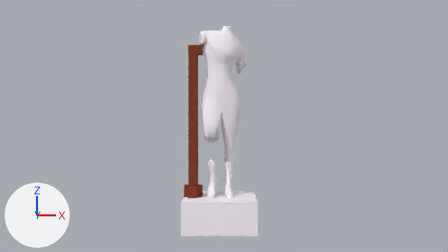
Renders of the Blender file PlaceHolder/Assets/Models/statueBroken.blend from each side of a commit.
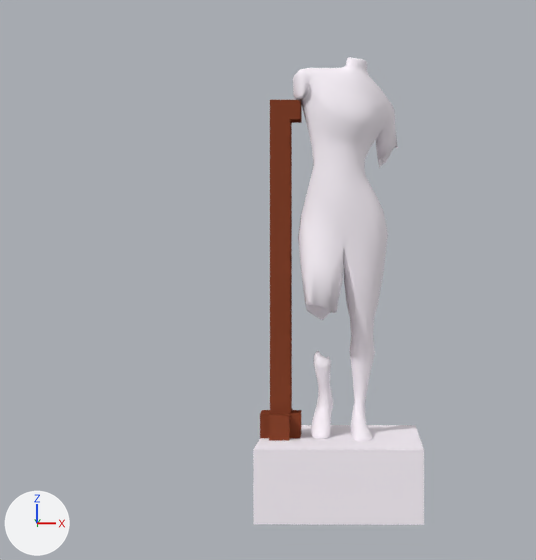
Each version is shown from the file's camera 'Camera', then close up on the part from 15% to 69% of the width and 0% to 100% of the height. Arrows for +X, +Y and +Z are at lower left; the lights stay in place.

The scene before the commit, as lines of its bpy script (objects in view):
```python
me_cube_001 = bpy.data.meshes.new('Cube.001')
me_cube_001.from_pydata(...)  # 957 vertices, 967 faces; spans x -0.41..0.41, y -0.41..0.41, z -0.18..2.14
# faces by material slot: [938, 29]
me_cube_001.materials.append(mat_marble)  # white #fff7ff
me_cube_001.materials.append(mat_wood)  # brown #86442d
# before: 922 (-0.26, -0.14, 0.31) at pixel (289, 415), 925 (-0.36, -0.14, 0.31) at pixel (268, 415), 928 (-0.26, 0.14, 0.18), 929 (-0.26, -0.14, 0.18) at pixel (289, 440), 932 (-0.36, 0.14, 0.18)
# before: 933 (-0.36, -0.14, 0.18) at pixel (268, 440), 934 (-0.26, 0.14, 0.31) at pixel (292, 408), 935 (-0.36, 0.14, 0.31)
ob_cube_001 = bpy.data.objects.new('Cube.001', me_cube_001)
ob_cube_001.location = (0.0, 0.0, 0.094)
```
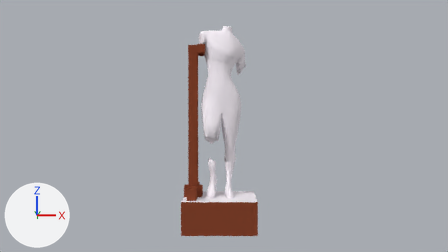
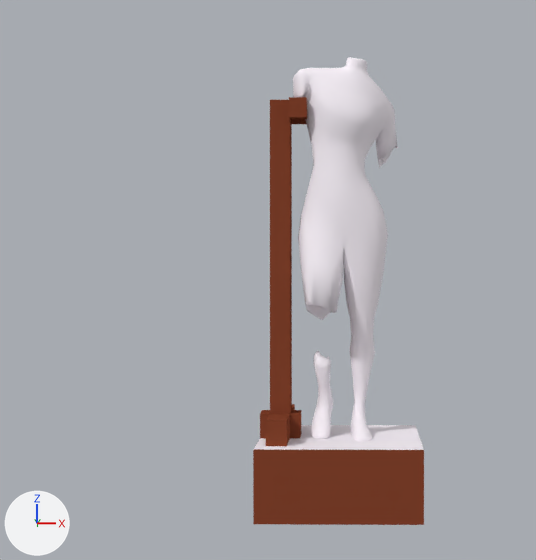
The newer file is also rescaled (x1.25), turned or shifted as a whole; pictures and numbers use the older file's frame.

What differs and where, as boxes [x1, y1, x2, y2] in the close-ups (536 x 560 px; the box of a moved part takes in the faces that stretch with it):
part 1 of me_cube_001, moved or reshaped: before [254, 408, 305, 450]; after [254, 404, 305, 450]
part 2 of me_cube_001, built on: before [290, 100, 300, 119]; after [289, 97, 307, 124]
part 3 of me_cube_001, recoloured (white to brown): [253, 449, 424, 525] in both

Edits to the bpy script that builds the scene:
```text
Change me_cube_001:
    used by ob_cube_001; location = (0.0, 0.0, 0.094)
    verts and faces of me_cube_001; kept vertices keep their numbers, new ones are numbered from 957
    remove me_cube_001.from_pydata(...)  # 957 vertices, 967 faces; spans x -0.41..0.41, y -0.41..0.41, z -0.18..2.14
    add me_cube_001.from_pydata(...)  # 973 vertices, 983 faces; spans x -0.41..0.41, y -0.41..0.41, z -0.18..2.14
    me_cube_001 part 1
    add for i in [922, 925, 929, 933]: verts[i] += (0.0, -0.17, 0.0)
    add for i in [928, 932, 934, 935]: verts[i] += (0.0, 0.17, 0.0)
    me_cube_001 part 2
    2 faces are deleted
    10 vertices are added at x -0.26..-0.17, y -0.07..0.14, z 1.81..1.9
    6 new vertices lie (0.0, -0.07, 0.0) away from vertices in x -0.26..-0.17, y -0.07, z 1.81..1.9
    18 new faces join them, mat_wood (brown #86442d)
    me_cube_001 part 3: 11 faces spanning x -0.41..0.41, y -0.41..0.41, z -0.18..0.18 switch from mat_marble (white #fff7ff) to mat_wood (brown #86442d)
```
